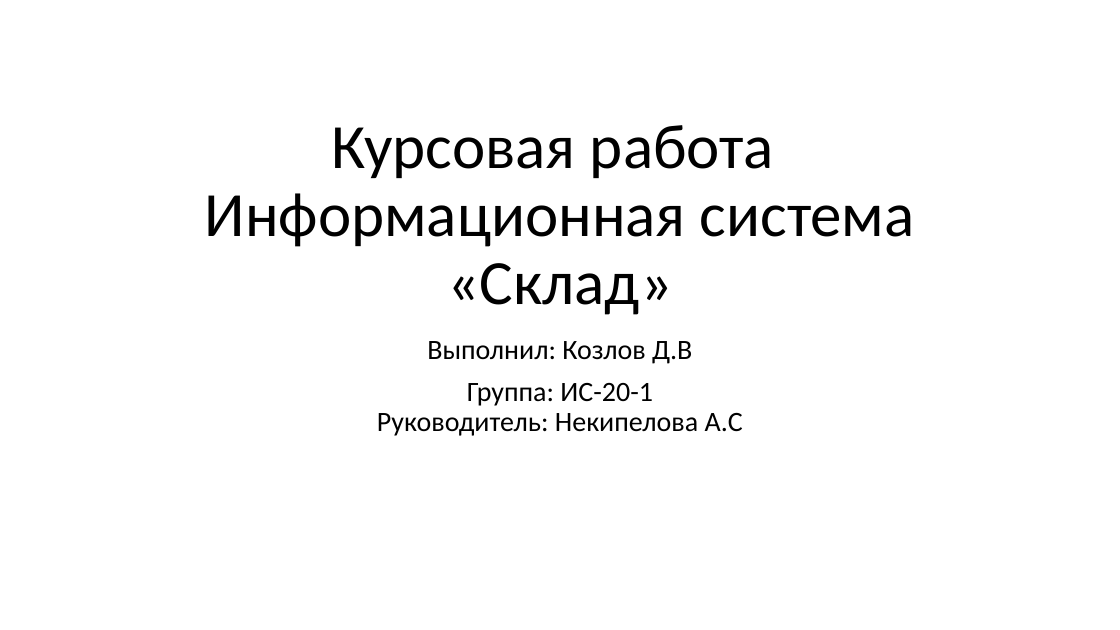
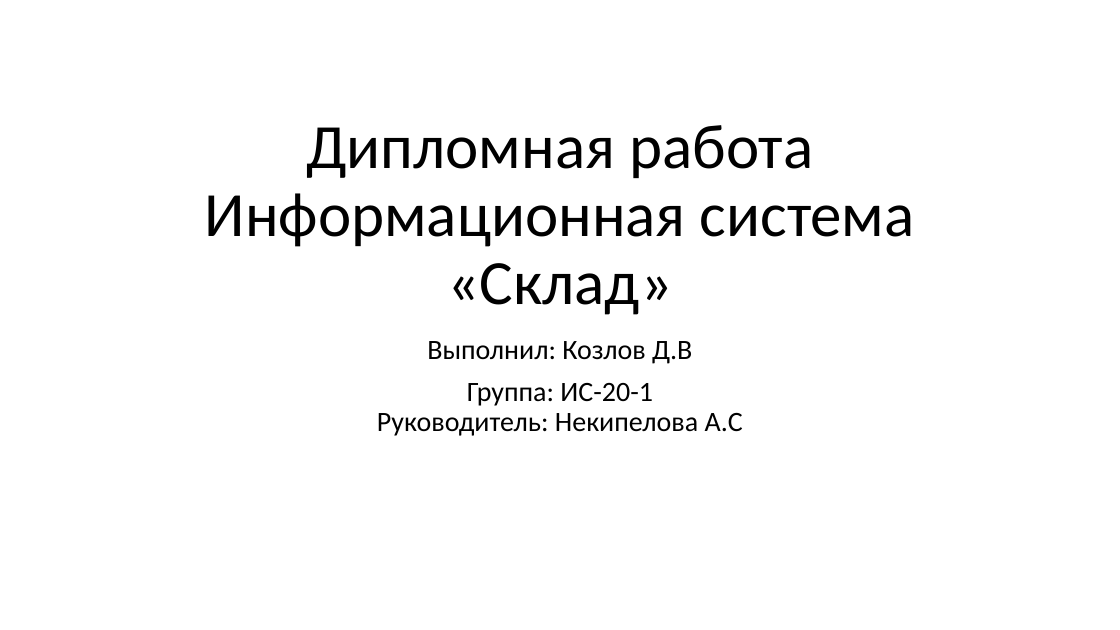
Before and after one commit to ChiCha10-11/Kursovoy, a slide deck: slide 1 of Презентация.pptx. Drawn at 1120x630 pixels with LibreOffice and Linux fonts; fonts in the diff are those of the drawing. Boxes give left, top, right and bottom in pixels: in the first picture for what was removed or moved away, otherwise in the second. Text is boxed around its words. In the diff, an @@ line names an element or a change of style, - is before the commit and + after.

```diff
--- a/Презентация.pptx
+++ b/Презентация.pptx
@@ title at box(205, 125, 915, 315): text changed @@
-Курсовая работа
-Информационная система «Склад»
+Дипломная работа
+Информационная система «Склад»
```
